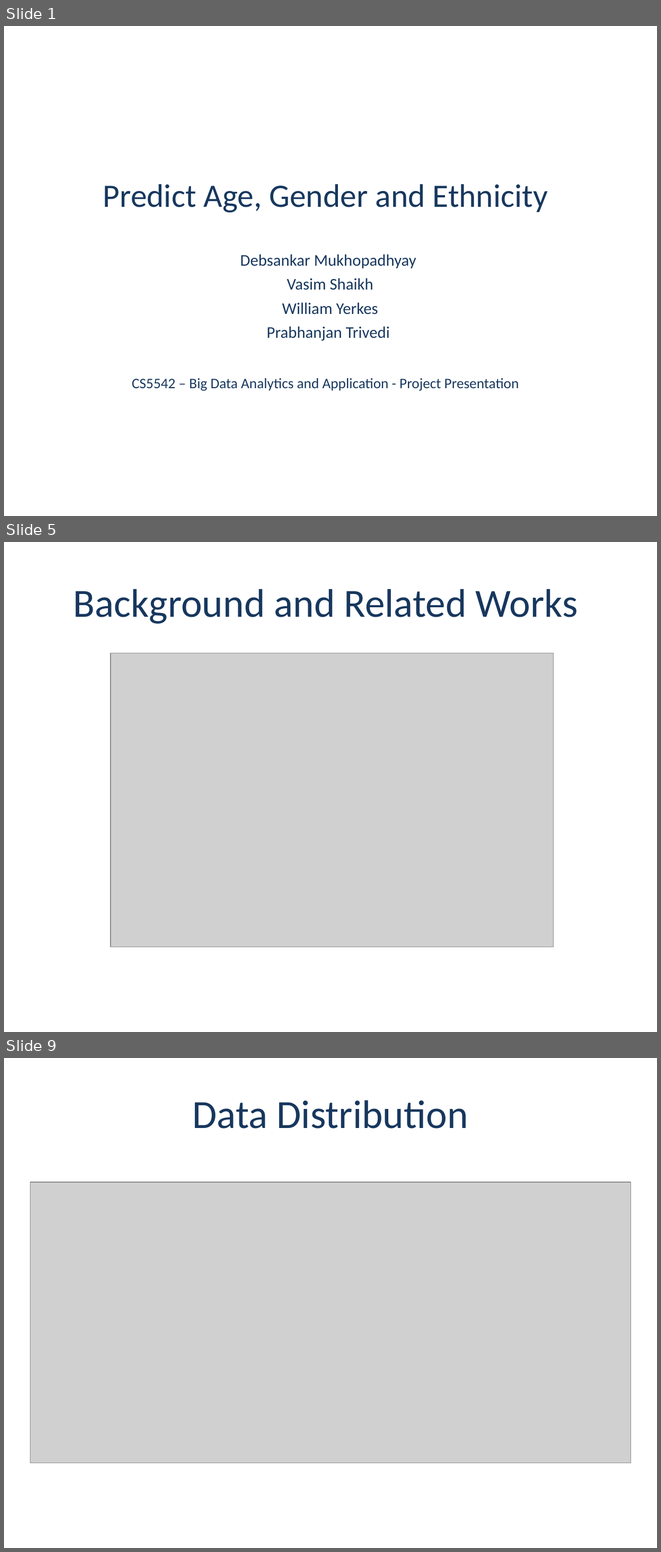
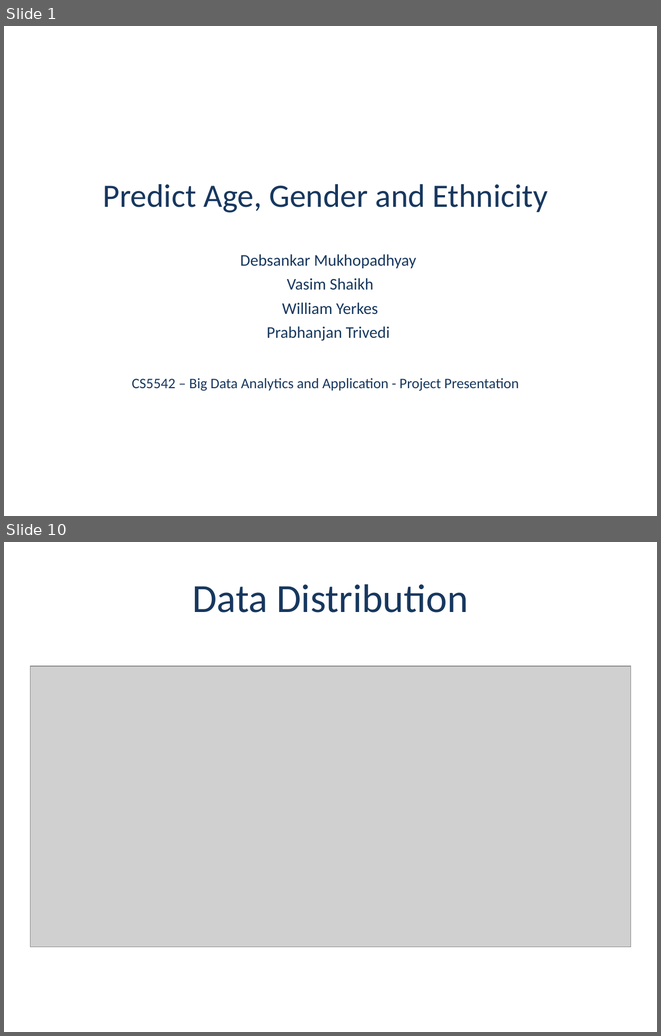
Before and after one commit to dmf49/cs5542FinalProject, a slide deck: Project Presentaion - Group 2- v1.2.0.pptx. Shown one above the other, each under a label of ours: slides 1, 5 and 9 before the commit, slides 1 and 10 after it; the slides between them are not shown. The pictures are 661x1552 and 661x1036 pixels, drawn with LibreOffice and Linux fonts; fonts in the diff are those of the drawing; grey boxes stand for pictures; background and template pictures are left out. Boxes give left, top, right and bottom in pixels: in the first picture for what was removed or moved away, otherwise in the second. Text is boxed around its words. In the diff, an @@ line names an element or a change of style, - is before the commit and + after.

Commit message:
Background and Related Works

```diff
--- a/Project Presentaion - Group 2- v1.2.0.pptx
+++ b/Project Presentaion - Group 2- v1.2.0.pptx
@@ slide 5 removed at (4, 542, 657, 1032), background picture (left out) @@
@@ text removed at (73, 589, 578, 624) @@
-Background and Related Works
@@ picture removed at (111, 653, 553, 947) @@
@@ what was slide 9 is now slide 10 @@
```
Also in this commit, not shown: 5 slides changed, 2 slides added.
